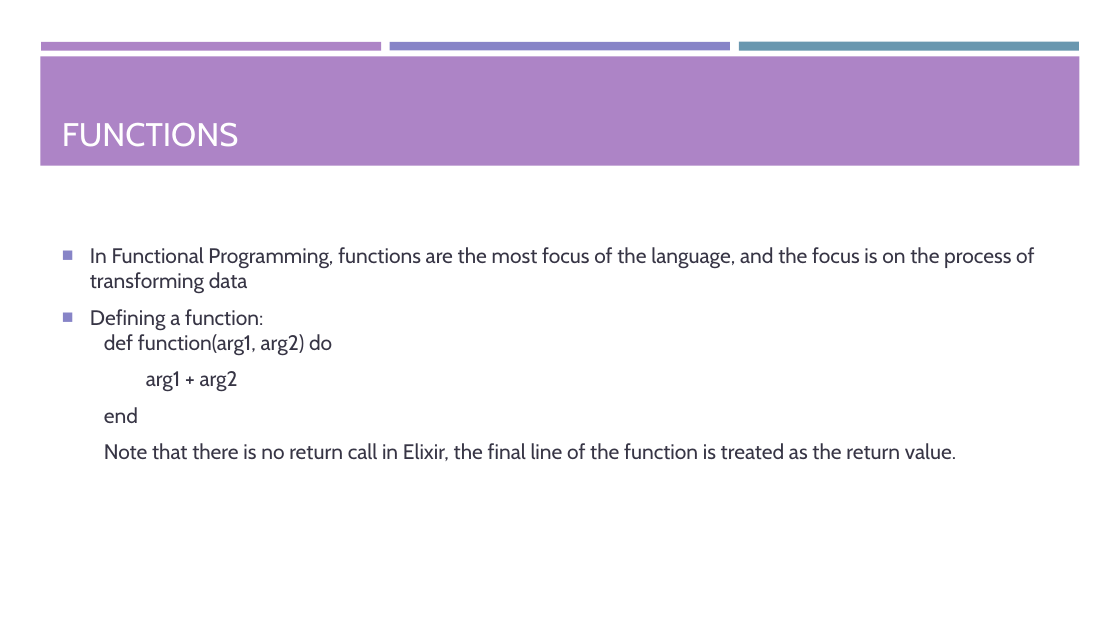
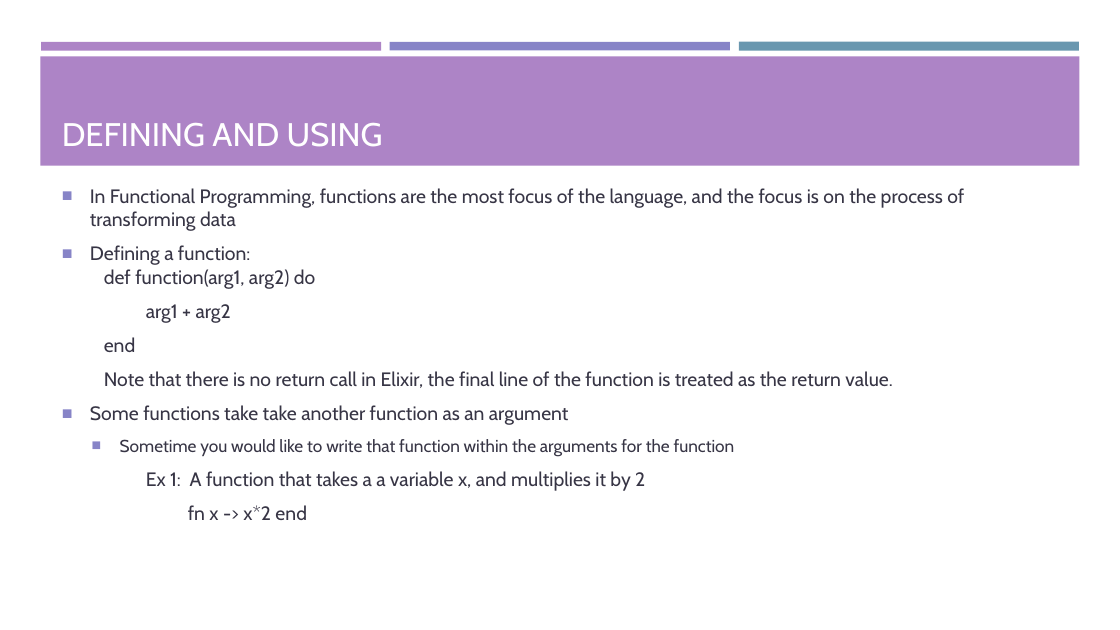
Before and after one commit to Tyl13/CS1645-Project, a slide deck: slide 5 of Presentation.pptx. Drawn at 1120x630 pixels with LibreOffice and Linux fonts; fonts in the diff are those of the drawing. Boxes give left, top, right and bottom in pixels: in the first picture for what was removed or moved away, otherwise in the second. Text is boxed around its words. In the diff, an @@ line names an element or a change of style, - is before the commit and + after.

Commit message:
Changes to Presentation
cleaned up a line of code also added information

```diff
--- a/Presentation.pptx
+++ b/Presentation.pptx
@@ title at [62,123,383,147]: text changed @@
-FUNCTIONS
+DEFINING AND USING
@@ text at [90,188,964,388]: size 18 to 16.6 pt in "In Functional Programming, functions are the most ...", "Defining a function: def function(arg1, arg2) do", "arg1 + arg2", "end" and 1 more places @@
@@ text at [90,405,735,520]: paragraphs added @@
+■ Some functions take take another function as an argument
+  ■ Sometime you would like to write that function within the arguments for the function
+Ex 1: A function that takes a a variable x, and multiplies it by 2
+fn x -> x*2 end
```
Also in this commit, not shown: 1 other slide changed, 1 slide added, 12 slides removed.
